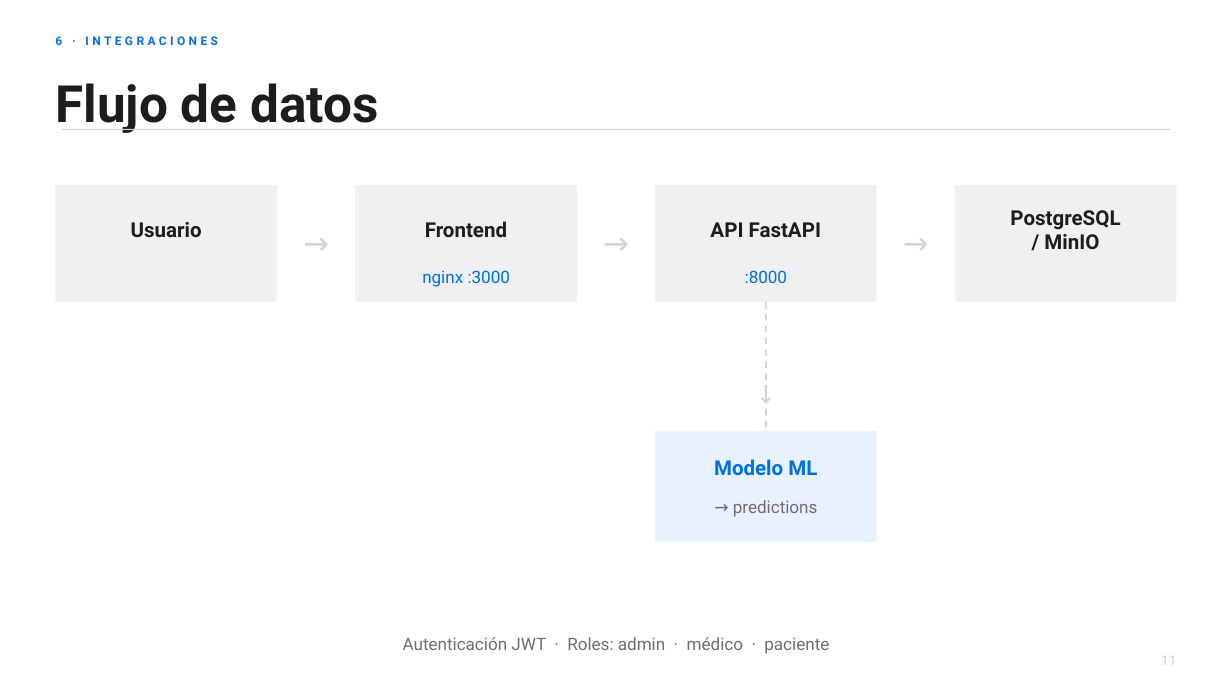
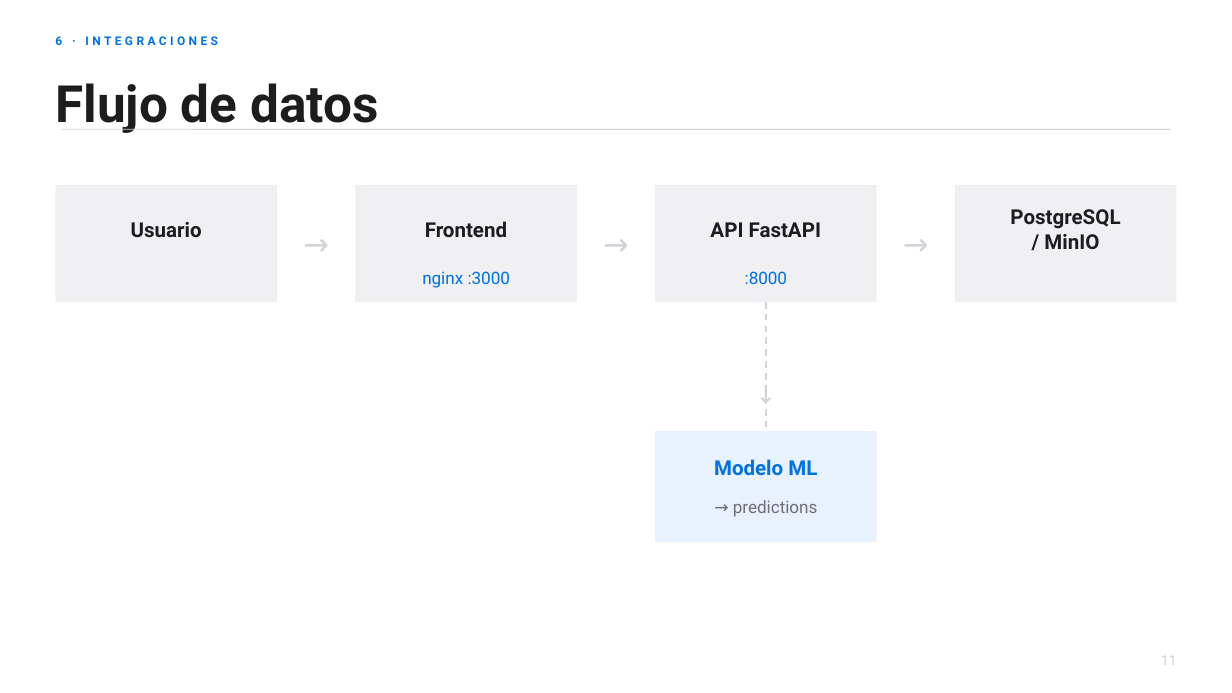
Before and after one commit to rogerjove012005/Hospital-Salle, a slide deck: slide 11 of Presentacion_Hospital_Salle.pptx. Drawn at 1232x693 pixels with LibreOffice and Linux fonts; fonts in the diff are those of the drawing. Boxes give left, top, right and bottom in pixels: in the first picture for what was removed or moved away, otherwise in the second. Text is boxed around its words. In the diff, an @@ line names an element or a change of style, - is before the commit and + after.

```diff
--- a/Presentacion_Hospital_Salle.pptx
+++ b/Presentacion_Hospital_Salle.pptx
@@ text removed at [403, 637, 829, 654] @@
-Autenticación JWT · Roles: admin · médico · paciente
```
Also in this commit, not shown: 12 other slides changed, 2 slides added, 2 slides removed, 4 other files.
